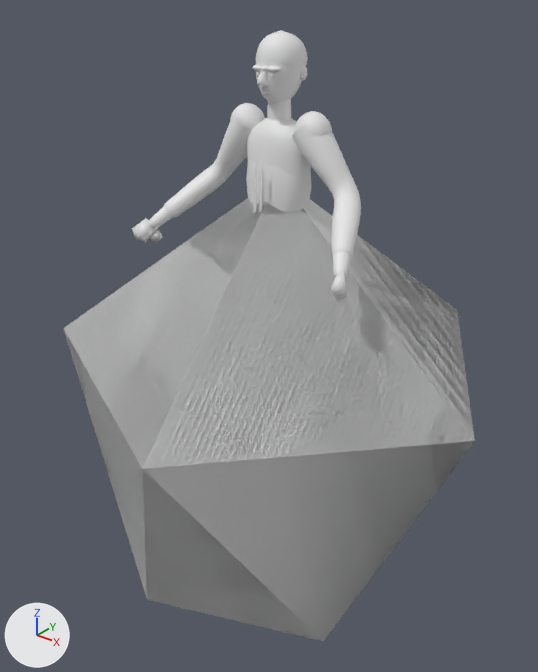
Before and after pictures for a commit that changed the glTF model assets/characters/shared/watchman_lod2.glb.
Camera for both pictures: a camera (50 mm lens) standing at (1.89, -2.42, 1.87) and looking at (-0.02, -0.04, 0.39). Lighting does not change. The marker at lower left points along +X, +Y and +Z. The picture after the commit comes second. Vertices at exactly the same position are counted once.

Names of what the first picture shows: 'Anatomy_HandL.001', 'Anatomy_HandR.001', 'Anatomy_SkinArmL.001', 'Anatomy_SkinArmR.001', 'Character_Head.001', 'Clothing_SleeveL.001', 'Clothing_SleeveR.001', 'Hero_Torso.001', 'Icosphere.011', 'Icosphere.015'.
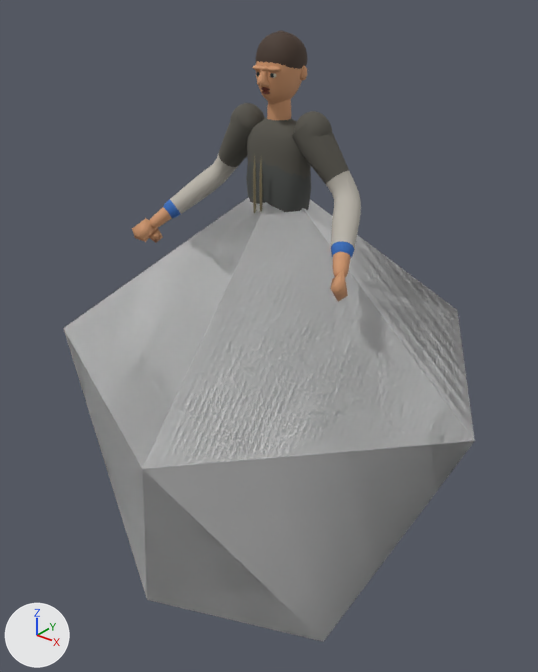
Where the change shows, as pixel boxes [x1, y1, x2, y2] in the pictures (538 x 672 px):
'Anatomy_HandR.001', recoloured (white to orange)
    both: [132, 218, 163, 243]
'Anatomy_SkinArmL.001', recoloured (white to orange)
    both: [333, 241, 351, 277]
'Anatomy_HandL.001', recoloured (white to orange)
    both: [330, 270, 348, 302]
'Anatomy_SkinArmR.001', recoloured (white to orange)
    both: [149, 207, 171, 228]
part 1 of me_character_head_002, recoloured (white to brown)
    both: [256, 30, 308, 69]
part 2 of me_character_head_002, recoloured
    both: [261, 87, 270, 94]
part 3 of me_character_head_002, recoloured (white to orange)
    both: [253, 61, 307, 120]
part 4 of me_clothing_sleevel_002, recoloured (white to blue)
    both: [331, 241, 354, 259]
part 5 of me_clothing_sleevel_002, recoloured (white to grey)
    both: [326, 171, 361, 247]
part 6 of me_clothing_sleevel_002, recoloured (white to dark grey)
    both: [292, 111, 349, 184]
part 7 of me_clothing_sleever_002, recoloured (white to blue)
    both: [163, 200, 180, 218]
part 8 of me_clothing_sleever_002, recoloured (white to grey)
    both: [170, 155, 238, 214]
part 9 of me_clothing_sleever_002, recoloured (white to dark grey)
    both: [218, 103, 265, 167]
part 10 of me_hero_torso_002, recoloured (white to dark grey)
    both: [246, 161, 311, 212]
part 11 of me_hero_torso_002, recoloured (darker)
    both: [253, 156, 262, 213]
part 12 of me_hero_torso_002, recoloured (white to dark grey)
    both: [247, 118, 311, 180]

The change, as a diff of the scene's bpy script:
```diff
--- a/assets/characters/shared/watchman_lod2.glb.py
+++ b/assets/characters/shared/watchman_lod2.glb.py
@@ mat_hero_trim @@
+mat_hero_trim = principled_material('hero_trim')
+mat_hero_trim.base_color = (0.181, 0.148, 0.076)  # dark yellow #766b4e
+mat_hero_trim.roughness = 0.88
@@ mat_hero_outerwear @@
+mat_hero_outerwear = principled_material('hero_outerwear')
+mat_hero_outerwear.base_color = (0.0657, 0.0707, 0.0657)  # dark grey #484b48
+mat_hero_outerwear.roughness = 0.76
@@ mat_hero_tunic @@
+mat_hero_tunic = principled_material('hero_tunic')
+mat_hero_tunic.base_color = (0.0932, 0.0872, 0.0707)  # dark grey #56534b
+mat_hero_tunic.roughness = 0.88
@@ mat_hero_sleeves @@
+mat_hero_sleeves = principled_material('hero_sleeves')
+mat_hero_sleeves.base_color = (0.485, 0.456, 0.401)  # grey #b9b4aa
+mat_hero_sleeves.roughness = 0.88
@@ mat_hero_sleeve_band @@
+mat_hero_sleeve_band = principled_material('hero_sleeve_band')
+mat_hero_sleeve_band.base_color = (0.0358, 0.148, 0.485)  # blue #356bb9
+mat_hero_sleeve_band.roughness = 0.88
@@ mat_hero_lips @@
+mat_hero_lips = principled_material('hero_lips')
+mat_hero_lips.base_color = (0.199, 0.0474, 0.029)  # dark red #7b3d30
+mat_hero_lips.roughness = 0.58
@@ mat_hero_hair @@
+mat_hero_hair = principled_material('hero_hair')
+mat_hero_hair.base_color = (0.0608, 0.0358, 0.023)  # brown #46352a
+mat_hero_hair.roughness = 0.78
@@ me_anatomy_handl_002 @@
 me_anatomy_handl_002.from_pydata(...)  # 13 vertices, 18 faces; spans x 0.4609..0.5475, y -0.3452..-0.224, z 0.8024..0.9171
+me_anatomy_handl_002.materials.append(mat_hero_skin)  # orange #cd956b
@@ me_anatomy_handr_002 @@
 me_anatomy_handr_002.from_pydata(...)  # 13 vertices, 18 faces; spans x -0.55..-0.4682, y -0.3375..-0.2275, z 0.7991..0.9179
+me_anatomy_handr_002.materials.append(mat_hero_skin)  # orange #cd956b
@@ me_anatomy_skinarml_002 @@
 me_anatomy_skinarml_002.from_pydata(...)  # 379 vertices, 738 faces; spans x 0.1..0.515, y -0.285..0.07, z 0.866..1.388
+me_anatomy_skinarml_002.materials.append(mat_hero_skin)  # orange #cd956b
@@ me_anatomy_skinarmr_002 @@
 me_anatomy_skinarmr_002.from_pydata(...)  # 379 vertices, 738 faces; spans x -0.514..-0.1, y -0.285..0.07, z 0.866..1.388
+me_anatomy_skinarmr_002.materials.append(mat_hero_skin)  # orange #cd956b
@@ me_character_head_002 @@
 me_character_head_002.from_pydata(...)  # 2209 vertices, 4175 faces; spans x -0.101..0.101, y -0.131..0.127, z 1.332..1.681
+# me_character_head_002 part 1: 546 of the faces centred in x -0.094..0.094, y -0.091..0.126, z 1.527..1.673 switch from no material to mat_hero_hair (brown #46352a)
+# me_character_head_002 part 2: 302 of the faces centred in x -0.02..0.02, y -0.099..-0.071, z 1.457..1.483 switch from no material to mat_hero_lips (dark red #7b3d30)
+# me_character_head_002 part 3: 2761 of the faces centred in x -0.101..0.101, y -0.129..0.114, z 1.352..1.668 switch from no material to mat_hero_skin (orange #cd956b)
+me_character_head_002.materials.append(mat_hero_eye_white)  # light grey #c8c3af
+me_character_head_002.materials.append(mat_hero_eyes)  # black #13242a
@@ me_clothing_sleevel_002 @@
 me_clothing_sleevel_002.from_pydata(...)  # 391 vertices, 699 faces; spans x 0.085..0.489, y -0.228..0.078, z 0.903..1.398
+# me_clothing_sleevel_002 part 4: all 84 faces centred in x 0.407..0.488, y -0.227..-0.156, z 0.905..0.979 switch from no material to mat_hero_sleeve_band (blue #356bb9)
+# me_clothing_sleevel_002 part 5: all 184 faces centred in x 0.257..0.467, y -0.176..0.065, z 0.938..1.175 switch from no material to mat_hero_sleeves (grey #b9b4aa)
+# me_clothing_sleevel_002 part 6: all 431 faces centred in x 0.091..0.295, y -0.073..0.076, z 1.16..1.397 switch from no material to mat_hero_tunic (dark grey #56534b)
@@ me_clothing_sleever_002 @@
 me_clothing_sleever_002.from_pydata(...)  # 391 vertices, 700 faces; spans x -0.489..-0.086, y -0.228..0.078, z 0.903..1.398
+# me_clothing_sleever_002 part 7: all 86 faces centred in x -0.488..-0.407, y -0.227..-0.156, z 0.905..0.979 switch from no material to mat_hero_sleeve_band (blue #356bb9)
+# me_clothing_sleever_002 part 8: all 155 faces centred in x -0.466..-0.253, y -0.175..0.064, z 0.938..1.177 switch from no material to mat_hero_sleeves (grey #b9b4aa)
+# me_clothing_sleever_002 part 9: 459 of the faces centred in x -0.3..-0.091, y -0.073..0.076, z 1.154..1.397 switch from no material to mat_hero_tunic (dark grey #56534b)
@@ me_hero_torso_002 @@
 me_hero_torso_002.from_pydata(...)  # 382 vertices, 652 faces; spans x -0.151..0.152, y -0.144..0.123, z 0.582..1.365
+# me_hero_torso_002 part 10: 275 of the faces centred in x -0.146..0.143, y -0.107..0.121, z 0.627..1.31 switch from no material to mat_hero_outerwear (dark grey #484b48)
+# me_hero_torso_002 part 11: all 28 faces centred in x -0.021..0.02, y -0.142..-0.132, z 0.789..1.187 switch from no material to mat_hero_trim (dark yellow #766b4e)
+# me_hero_torso_002 part 12: 310 of the faces centred in x -0.149..0.149, y -0.098..0.111, z 0.605..1.363 switch from no material to mat_hero_tunic (dark grey #56534b)
+me_hero_torso_002.materials.append(mat_hero_belt)  # brown #6b5635
```
